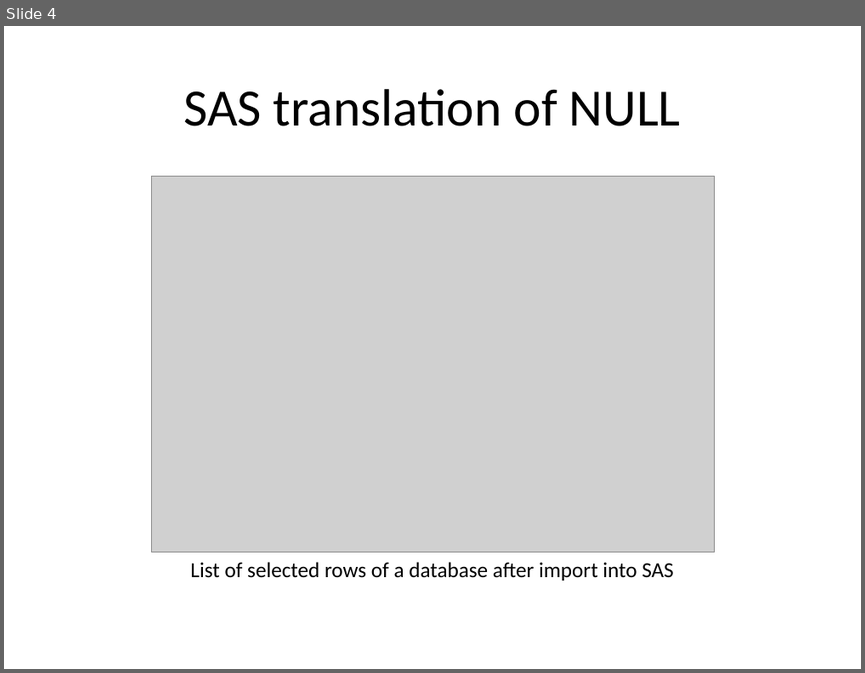
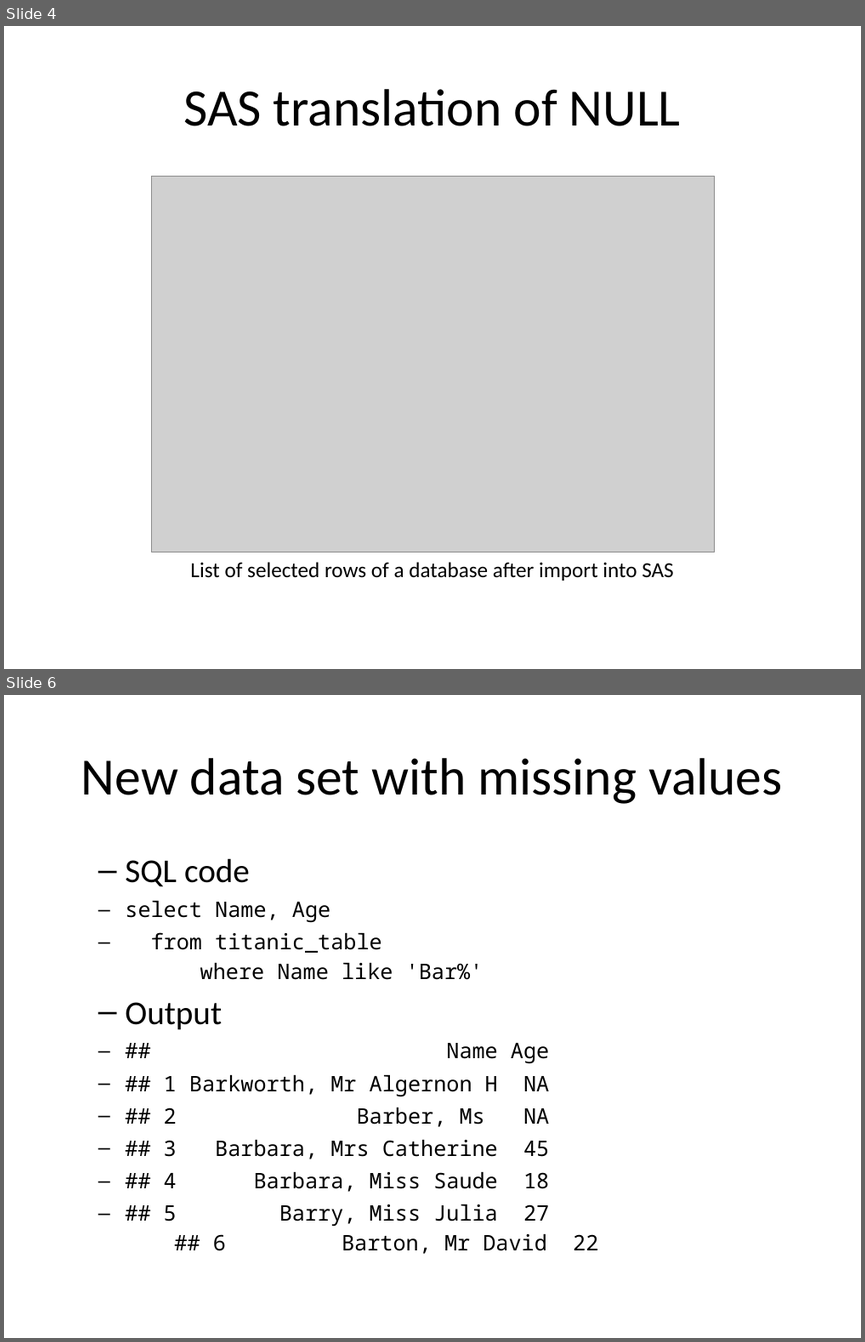
Before and after one commit to pmean/introduction-to-sql, a slide deck: src/null-values.pptx. Shown one above the other, each under a label of ours: slide 4 before the commit, slides 4 and 6 after it; the slides between them are not shown. The pictures are 865x673 and 865x1342 pixels, drawn with LibreOffice and Linux fonts; fonts in the diff are those of the drawing; grey boxes stand for pictures. Boxes give left, top, right and bottom in pixels: in the first picture for what was removed or moved away, otherwise in the second. Text is boxed around its words. In the diff, an @@ line names an element or a change of style, - is before the commit and + after.

```diff
--- a/src/null-values.pptx
+++ b/src/null-values.pptx
@@ slide 6 added at (4,695,861,1338), background #FFFFFF @@
@@ title added at (81,758,783,804), 44 pt, text #000000 @@
+New data set with missing values
@@ text added at (125,858,598,1253), 18 pt, text #000000 @@
+  – SQL code
+select Name, Age
+from titanic_table
+where Name like 'Bar%'
+  – Output
+## Name Age
+## 1 Barkworth, Mr Algernon H NA
+## 2 Barber, Ms NA
+## 3 Barbara, Mrs Catherine 45
+## 4 Barbara, Miss Saude 18
+## 5 Barry, Miss Julia 27
+## 6 Barton, Mr David 22
```
Also in this commit, not shown: 2 slides changed, 14 other slides added, 2 other files.
